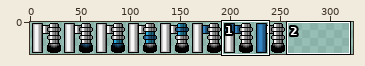
File history of a sprite sheet, plugins/mars/animations/pump.png. Above, an overview of the earlier version with the close-up marked.
Close-up. Old version:
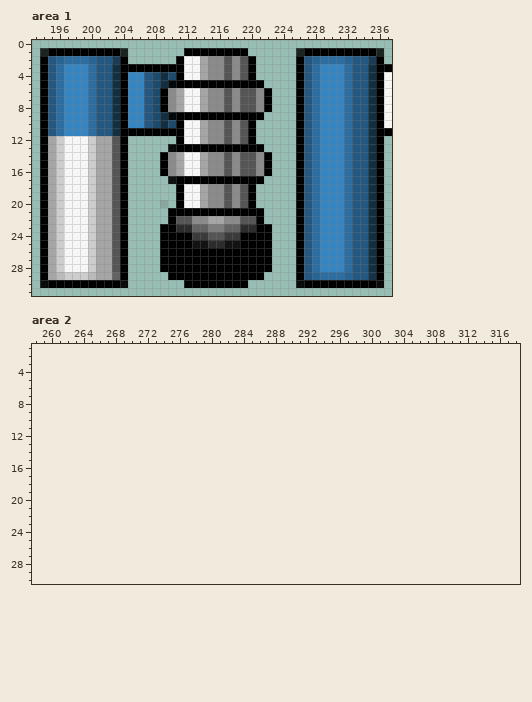
The file is 256x32 pixels. Pixels under 10% opacity are left out. Colours within 5 levels of each other are drawn and written as one. Shown: area 1: x 193..237, y 0..31; area 2: x 258..318, y 1..30. The old version is drawn lined up with the new one, on the new canvas. The wide view leaves out empty margins.
After the commit:
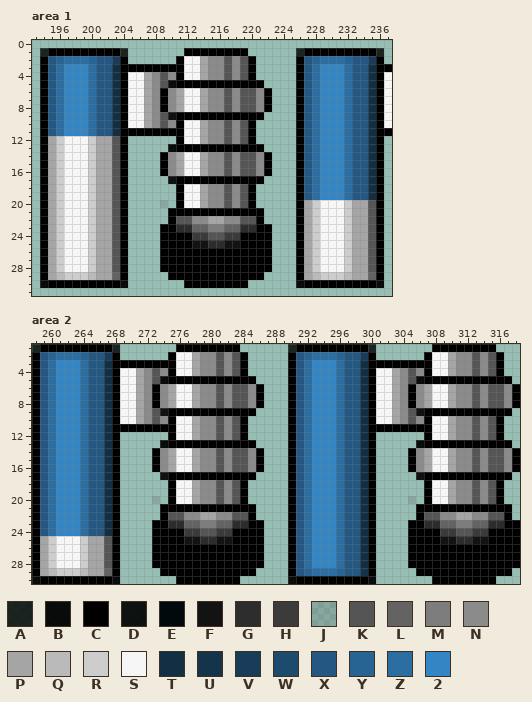
Palette (. is transparent): A #000000cf  B #000000ef  C #000000  D #010101e8  E #00060afb  F #131313  G #2d2d2d  H #3b3b3b  J #55555537  K #555555  L #636363  M #7d7d7d  N #8b8b8b  P #a5a5a5  Q #bababa  R #cdcdcd  S #f6f6f6  T #122f43  U #15344c  V #193c5a  W #1d4b6d  X #245883  Y #276493  Z #2c6ea2  2 #3485c3
Changes in this commit:
canvas 256x32 -> 512x32
Changed rows in their new state; - is an unchanged pixel.
Area 1:
first column x 205:
 4 SSPNKN
 5 SSPNKB
 6 SSPN--
 7 SSPN--
 8 SSPN--
 9 SSPNKD
10 SSPNKN
first column x 227:
20 PRSSSRPPK
21 PRSSSRPPK
22 PRSSSRPPK
23 PRSSSRPPK
24 PRSSSRPPK
25 PRSSSRPPK
26 PRSSSRPPK
27 PRSSSRPPK
28 PRSSSRPPK
29 PQRRRQPPL
Area 2:
first column x 258:
 1 ACCCCCCCCCA-------CCCCCCCC------ACCCCCCCCCA-------CCCCCCCC---
 2 CXYZZZYXXVC------CSSPNNKNKC-----CXYZZZYXXVC------CSSPNNKNKC--
 3 CXZ222ZXXTCCCCCCCCSSPNNKNKC-----CXZ222ZXXTCCCCCCCCSSPNNKNKC--
 4 CXZ222ZXXTCSSPNKNCSSPNNKNKC-----CXZ222ZXXTCSSPNKNCSSPNNKNKC--
 5 CXZ222ZXXTCSSPNKBCCCCCCCCCCC----CXZ222ZXXTCSSPNKBCCCCCCCCCCC-
 6 CXZ222ZXXTCSSPNCNPSSPNNKNKKNC---CXZ222ZXXTCSSPNCNPSSPNNKNKKNC
 7 CXZ222ZXXTCSSPNCNPSSPNNKNKKNC---CXZ222ZXXTCSSPNCNPSSPNNKNKKNC
 8 CXZ222ZXXTCSSPNCNPSSPNNKNKKNC---CXZ222ZXXTCSSPNCNPSSPNNKNKKNC
 9 CXZ222ZXXTCSSPNKDCCCCCCCCCCC----CXZ222ZXXTCSSPNKDCCCCCCCCCCC-
10 CXZ222ZXXTCSSPNKNCSSPNNKNKC-----CXZ222ZXXTCSSPNKNCSSPNNKNKC--
11 CXZ222ZXXTCCCCCCCCSSPNNKNKC-----CXZ222ZXXTCCCCCCCCSSPNNKNKC--
12 CXZ222ZXXTC------CSSPNNKNKC-----CXZ222ZXXTC------CSSPNNKNKC--
13 CXZ222ZXXTC-----BCCCCCCCCCCC----CXZ222ZXXTC-----BCCCCCCCCCCC-
14 CXZ222ZXXTC----CNPSSPNNKNKKNC---CXZ222ZXXTC----CNPSSPNNKNKKNC
15 CXZ222ZXXTC----CNPSSPNNKNKKNC---CXZ222ZXXTC----CNPSSPNNKNKKNC
16 CXZ222ZXXTC----CNPSSPNNKNKKNC---CXZ222ZXXTC----CNPSSPNNKNKKNC
17 CXZ222ZXXTC-----DCCCCCCCCCCC----CXZ222ZXXTC-----DCCCCCCCCCCC-
18 CXZ222ZXXTC------CSSPNNKNKC-----CXZ222ZXXTC------CSSPNNKNKC--
19 CXZ222ZXXTC------CSSPNNKNKC-----CXZ222ZXXTC------CSSPNNKNKC--
20 CXZ222ZXXTC----J-CSSPNNKNKC-----CXZ222ZXXTC----J-CSSPNNKNKC--
21 CXZ222ZXXTC-----CCCCCCCCCCCC----CXZ222ZXXTC-----CCCCCCCCCCCC-
22 CXZ222ZXXTC-----CKKNNPPNNKKC----CXZ222ZXXTC-----CKKNNPPNNKKC-
23 CXZ222ZXXTC----CCGGLLMMLLGGCC---CXZ222ZXXTC----CCGGLLMMLLGGCC
24 CXZ222ZXXTC----CCCCHHKKHHCCCC---CXZ222ZXXTC----CCCCHHKKHHCCCC
25 CPRSSSRPPKC----CCCCFFGGFFCCCC---CXZ222ZXXTC----CCCCFFGGFFCCCC
26 CPRSSSRPPKC----CCCCCCCCCCCCCC---CXZ222ZXXTC----CCCCCCCCCCCCCC
27 CPRSSSRPPKC----CCCCCCCCCCCCCC---CXZ222ZXXTC----CCCCCCCCCCCCCC
28 CPRSSSRPPKC----CCCCCCCCCCCCCC---CXZ222ZXXTC----CCCCCCCCCCCCCC
29 CPQRRRQPPLC-----CCCCCCCCCCCC----CXYZZZYXXUC-----CCCCCCCCCCCC-
30 BCCCCCCCCCB-------CCCCCCCC------BCCCCCCCCCB-------CCCCCCCC---
